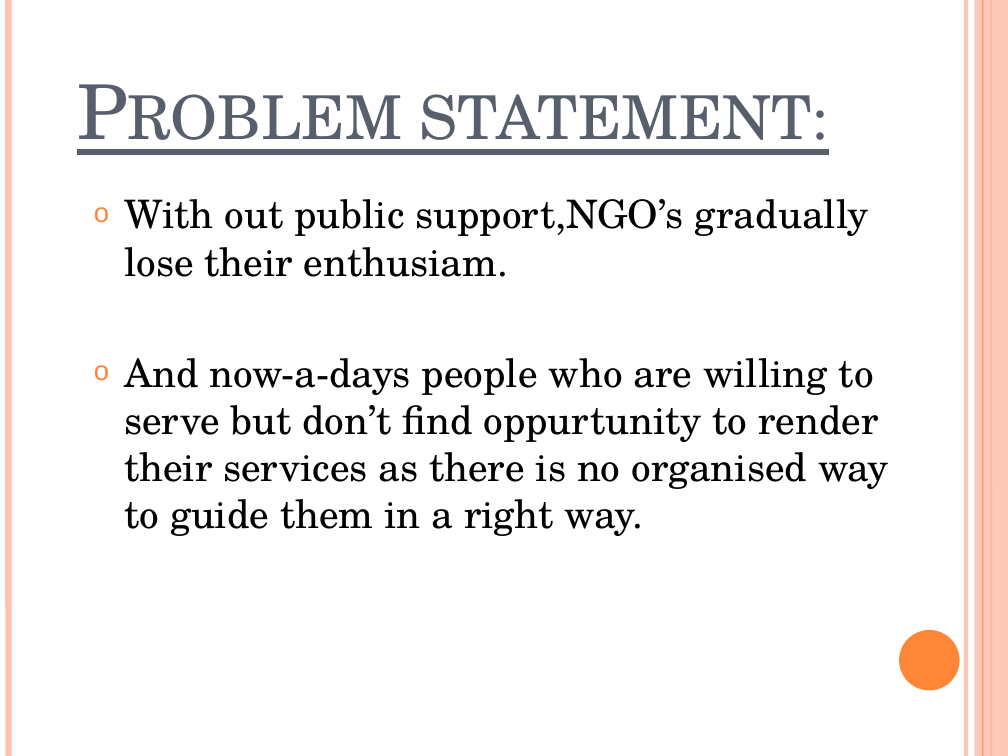
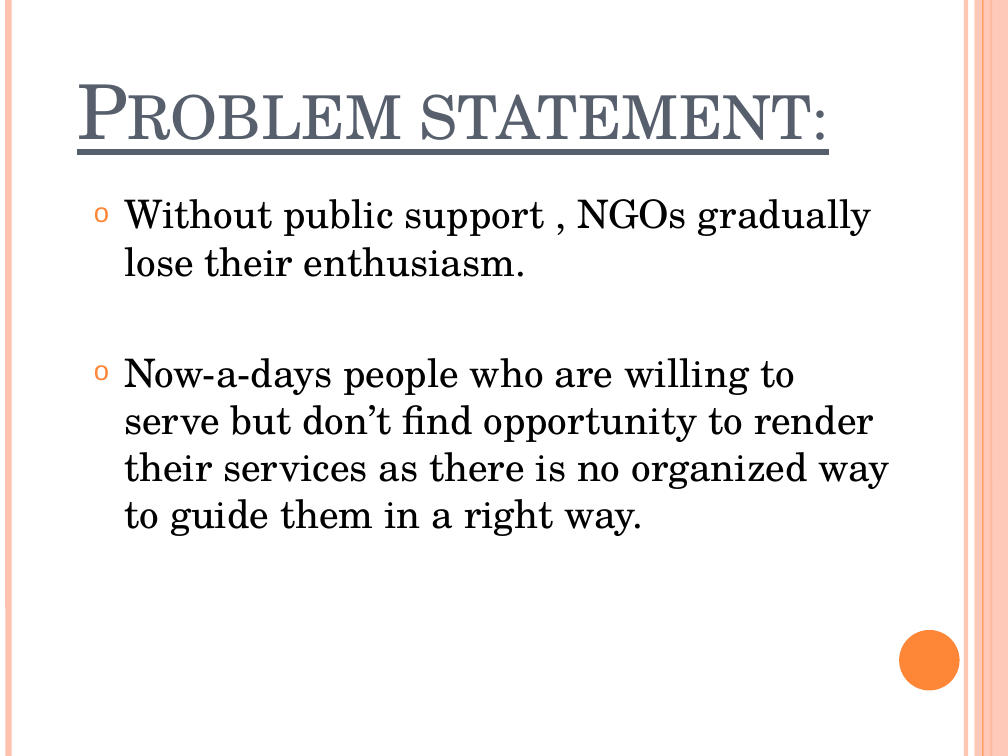
Before and after one commit to bhavikavanka/theme-based-project, a slide deck: slide 2 of Theme based project- organisation app.pptm. Drawn at 1008x756 pixels with LibreOffice and Linux fonts; fonts in the diff are those of the drawing. Boxes give left, top, right and bottom in pixels: in the first picture for what was removed or moved away, otherwise in the second. Text is boxed around its words. In the diff, an @@ line names an element or a change of style, - is before the commit and + after.

```diff
--- a/Theme based project- organisation app.pptm
+++ b/Theme based project- organisation app.pptm
@@ text at box(124, 199, 890, 536): text changed @@
-o With out public support,NGO’s gradually lose their enthusiam.
-o And now-a-days people who are willing to serve but don’t find oppurtunity to render their services as there is no organised way to guide them in a right way.
+o Without public support , NGOs gradually lose their enthusiasm.
+o Now-a-days people who are willing to serve but don’t find opportunity to render their services as there is no organized way to guide them in a right way.
```
Also in this commit, not shown: 4 other slides changed, 1 other file.
